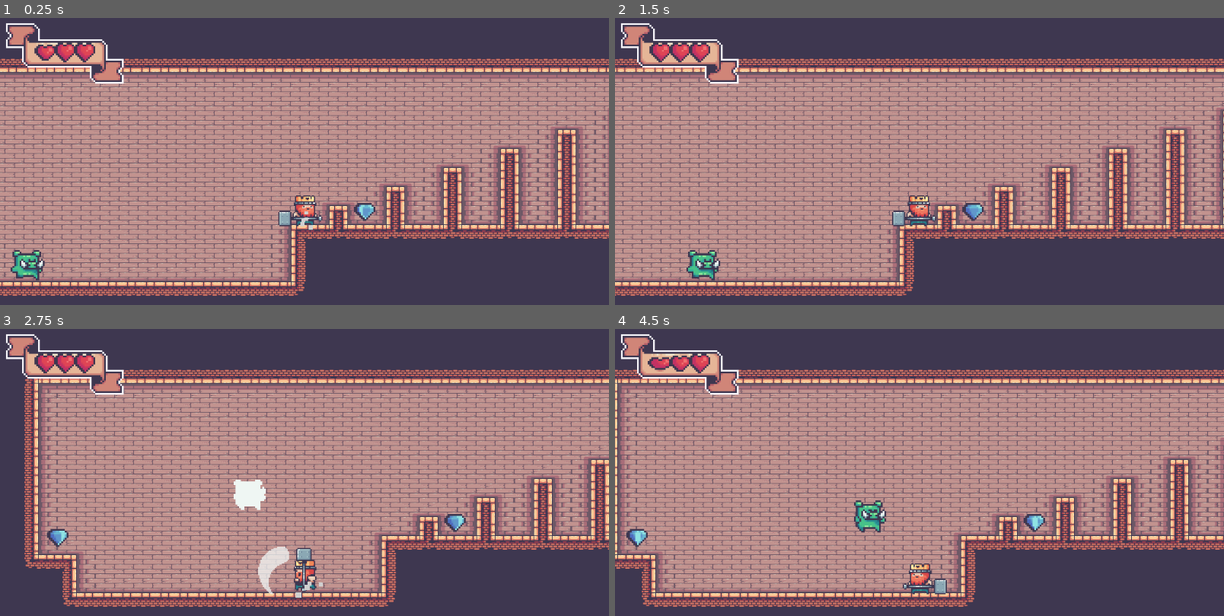
Above: before the commit, frames 1-4 (two rows, left to right).
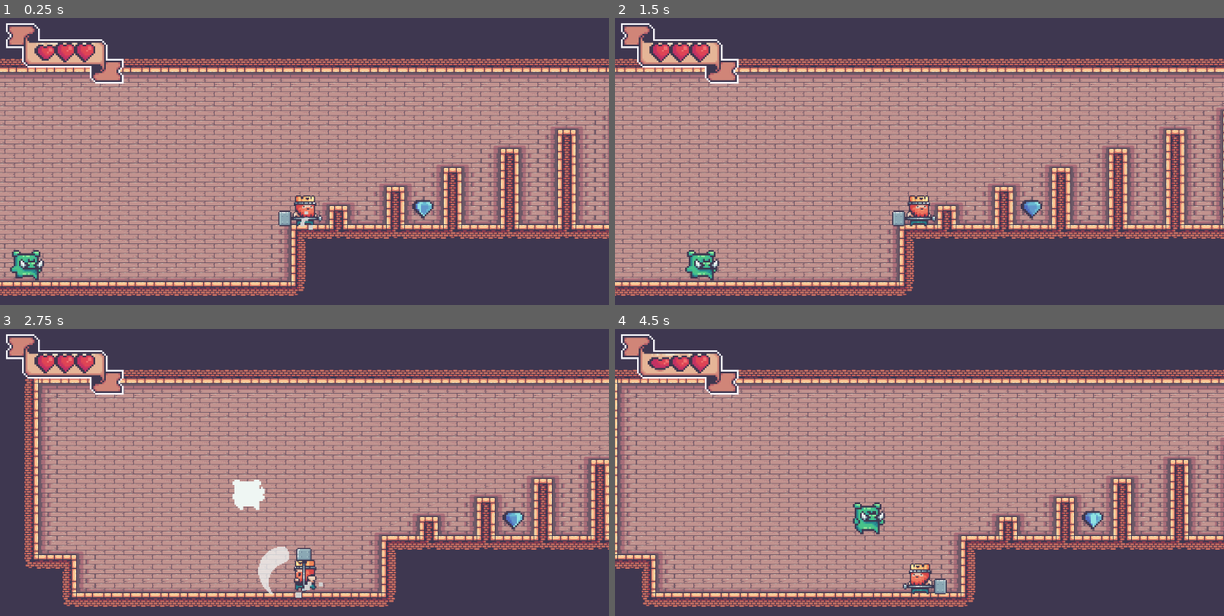
Above: after the commit, the same moments.

Repository: haihala/VIM.MT.310-Game-Project-2
Game: Godot game, scene res://scenes/MainScene.tscn
Same seed, same stepped clock (60 frames per second), same inputs: the game is played once before the commit and once after it.
Inputs:
- Up to frame 1 (0.25 s): no input
- Up to frame 2 (1.5 s): hold Right (move_right) 0.53-1.28 s; hold Space (attack) 0.53-1.28 s; tap Up (jump) at 0.77 s; hold Left (move_left) from 1.28 s (still down); tap Space (attack) at 1.35 s
- Up to frame 3 (2.75 s): tap Up (jump) at 1.52 s; release Left (move_left) at 2.03 s; hold Right (move_right) from 2.03 s (still down); hold Space (attack) from 2.03 s (still down)
- Up to frame 4 (4.5 s): release Space (attack) at 2.78 s; tap Space (attack) at 2.85, 4.35 s; tap Up (jump) at 3.02, 3.77 s; release Right (move_right) at 3.53 s; hold Space (attack) 3.53-4.28 s; hold Left (move_left) from 3.53 s (still down)

The runs differ from the first frame. In frame 1, 0.4% of the frame differs, in the area x 1-72%, y 63-92%; in frame 2, 0.5%; in frame 3, 0.5%; in frame 4, 0.9%, in the area x 1-81%, y 59-76%.

Commit message:
Make diamonds transport you to the next level

Diff:
--- a/scenes/Coin.tscn
+++ b/scenes/Diamond.tscn
@@ -1,7 +1,7 @@
 [gd_scene load_steps=15 format=2]
 
 [ext_resource path="res://assets/kings_and_pigs/12-Live and Coins/Big Diamond Idle (18x14).png" type="Texture" id=1]
-[ext_resource path="res://scripts/Coin.gd" type="Script" id=2]
+[ext_resource path="res://scripts/Diamond.gd" type="Script" id=2]
 
 [sub_resource type="CircleShape2D" id=1]
 radius = 15.0
@@ -54,7 +54,7 @@
 "speed": 5.0
 } ]
 
-[node name="Coin" type="Area2D"]
+[node name="Diamond" type="Area2D"]
 collision_layer = 8
 collision_mask = 0
 script = ExtResource( 2 )
@@ -69,4 +69,4 @@
 playing = true
 offset = Vector2( -2, 1 )
 
-[connection signal="body_entered" from="." to="." method="_on_Coin_body_entered"]
+[connection signal="body_entered" from="." to="." method="_on_Diamond_body_entered"]
--- a/scenes/MainScene.tscn
+++ b/scenes/MainScene.tscn
@@ -8,6 +8,6 @@
 position = Vector2( 871, 424 )
 
 [node name="LevelLoader" parent="." instance=ExtResource( 5 )]
-scenes = [ ExtResource( 1 ) ]
+initial = ExtResource( 1 )
 
 [node name="Common" parent="." instance=ExtResource( 3 )]
--- a/scenes/common/Player.tscn
+++ b/scenes/common/Player.tscn
@@ -112,7 +112,7 @@
 scale = Vector2( 2, 2 )
 frames = ExtResource( 1 )
 animation = "attack"
-frame = 2
+frame = 1
 playing = true
 offset = Vector2( 7, 0 )
 
--- a/scenes/levels/DevLevel.tscn
+++ b/scenes/levels/DevLevel.tscn
@@ -1,7 +1,8 @@
-[gd_scene load_steps=4 format=2]
+[gd_scene load_steps=5 format=2]
 
+[ext_resource path="res://scenes/levels/Level1.tscn" type="PackedScene" id=1]
 [ext_resource path="res://scenes/TileMap.tscn" type="PackedScene" id=3]
-[ext_resource path="res://scenes/Coin.tscn" type="PackedScene" id=4]
+[ext_resource path="res://scenes/Diamond.tscn" type="PackedScene" id=4]
 [ext_resource path="res://scenes/Pig.tscn" type="PackedScene" id=5]
 
 [node name="DevLevel" type="Node2D"]
@@ -10,11 +11,9 @@
 [node name="TileMap" parent="." instance=ExtResource( 3 )]
 tile_data = PoolIntArray( -983077, 1, 0, -983076, 1, 1, -983075, 1, 1, -983074, 1, 1, -983073, 1, 1, -983072, 1, 1, -98 …(30341 unchanged characters)…
 
-[node name="Coin" parent="." instance=ExtResource( 4 )]
-position = Vector2( -576, -63 )
-
-[node name="Coin2" parent="." instance=ExtResource( 4 )]
-position = Vector2( 92, -88 )
-
 [node name="Pig" parent="." groups=["enemy"] instance=ExtResource( 5 )]
 position = Vector2( -498, -11 )
+
+[node name="Diamond" parent="." instance=ExtResource( 4 )]
+position = Vector2( 190, -93 )
+new_scene = ExtResource( 1 )
--- /dev/null
+++ b/scenes/levels/Level1.tscn
@@ -0,0 +1,8 @@
+[gd_scene load_steps=2 format=2]
+
+[ext_resource path="res://scenes/TileMap.tscn" type="PackedScene" id=1]
+
+[node name="Node2D" type="Node2D"]
+
+[node name="TileMap" parent="." instance=ExtResource( 1 )]
+tile_data = PoolIntArray( 262136, 1, 0, 262137, 1, 1, 262138, 1, 1, 262139, 1, 1, 262140, 1, 1, 262141, 1, 1, 262142, 1, 1, 262143, 1, 1, 196608, 1, 1, 196609, 1, 1, 196610, 1, 1, 196611, 1, 1, 196612, 1, 1, 196613, 1, 1, 196614, 1, 2, 327672, 1, 131072, 327673, 1, 131073, 327674, 1, 131073, 327675, 1, 131073, 327676, 1, 131073, 327677, 1, 131073, 327678, 1, 131073, 327679, 1, 131073, 262144, 1, 131073, 262145, 1, 131073, 262146, 1, 131073, 262147, 1, 131073, 262148, 1, 131073, 262149, 1, 131073, 262150, 1, 131074 )
--- a/scripts/Coin.gd
+++ /dev/null
@@ -1,9 +0,0 @@
-extends Area2D
-
-export var value = 1
-
-func _on_Coin_body_entered(body):
-	if body.name == "Player":
-#		body.collect_coin(value)
-		body.take_damage()
-		queue_free()
--- /dev/null
+++ b/scripts/Diamond.gd
@@ -0,0 +1,8 @@
+extends Area2D
+
+onready var level_loader = get_node("/root/MainScene/LevelLoader")
+export var new_scene : PackedScene
+
+func _on_Diamond_body_entered(body):
+	if body.name == "Player":
+		level_loader.load_level(new_scene)
--- a/scripts/LevelLoader.gd
+++ b/scripts/LevelLoader.gd
@@ -1,14 +1,19 @@
 extends Node2D
 
-export(Array, PackedScene) var scenes
+export var initial : PackedScene
 var active : PackedScene
 
 func _ready():
-	change_scene(scenes[0])
+	load_level(initial)
 
-func change_scene(new_scene):
+func load_level(new_scene, player_position = Vector2(0, 0)):
 	var scene = new_scene.instance()
 	active = new_scene
 	for previous_scene in get_children():
 		previous_scene.queue_free()
-	add_child(scene)
+
+	call_deferred("add_child", scene)
+
+	# Teleport players back to origin as levels expect you to start there
+	for player in get_tree().get_nodes_in_group("player"):
+		player.position = player_position
